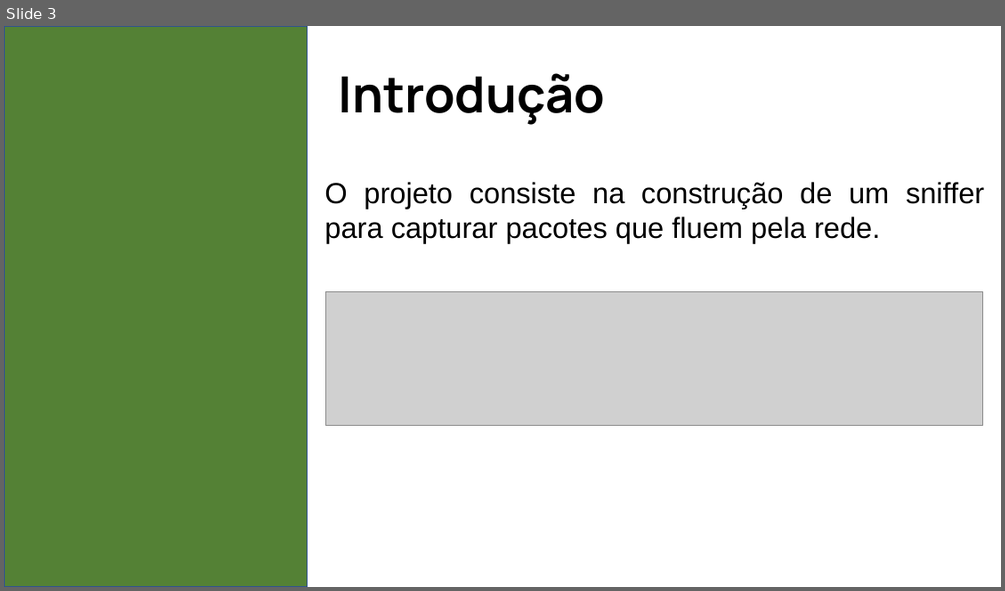
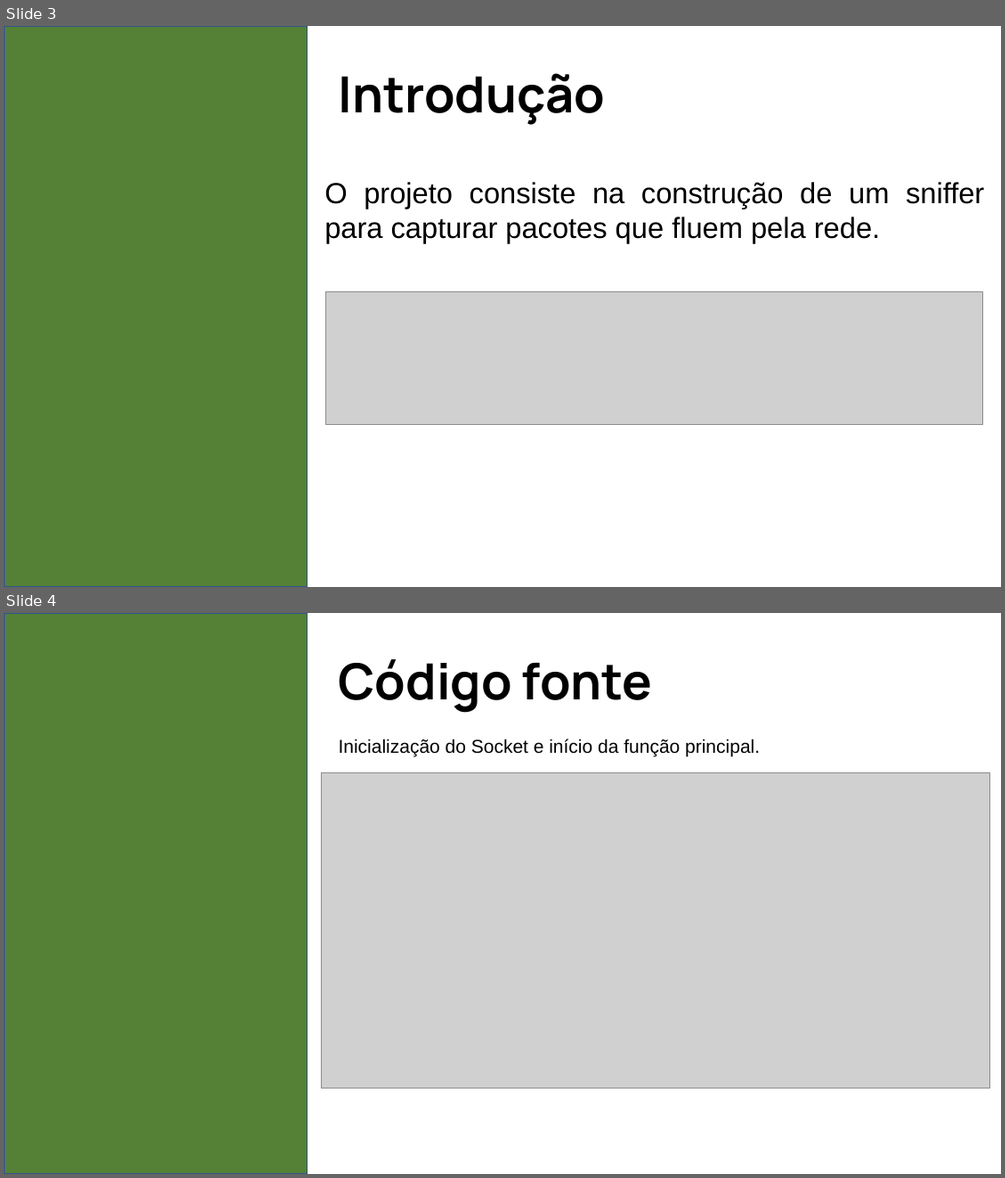
Before and after one commit to erick-andrade1/projeto-redes-2, a slide deck: Slide redes 2.pptx. Shown one above the other, each under a label of ours: slide 3 before the commit, slides 3 and 4 after it. The pictures are 1005x591 and 1005x1178 pixels, drawn with LibreOffice and Linux fonts; fonts in the diff are those of the drawing; grey boxes stand for pictures. Boxes give left, top, right and bottom in pixels: in the first picture for what was removed or moved away, otherwise in the second. Text is boxed around its words. In the diff, an @@ line names an element or a change of style, - is before the commit and + after.

Commit message:
Alterações na formatação do código

```diff
--- a/Slide redes 2.pptx
+++ b/Slide redes 2.pptx
@@ slide 4 added at box(4, 613, 1001, 1174), background #FFFFFF @@
@@ rectangle added at box(4, 613, 307, 1174), fill #548135, outline #31538F 1 pt @@
@@ text added at box(339, 659, 652, 712), 48 pt, text #000000, bold @@
+Código fonte
@@ text added at box(339, 738, 760, 756), 18 pt, text #000000 @@
+Inicialização do Socket e início da função principal.
@@ picture added at box(321, 773, 989, 1088) @@
```
Also in this commit, not shown: 3 slides changed, 6 other slides added, 5 slides removed, 2 other files.
